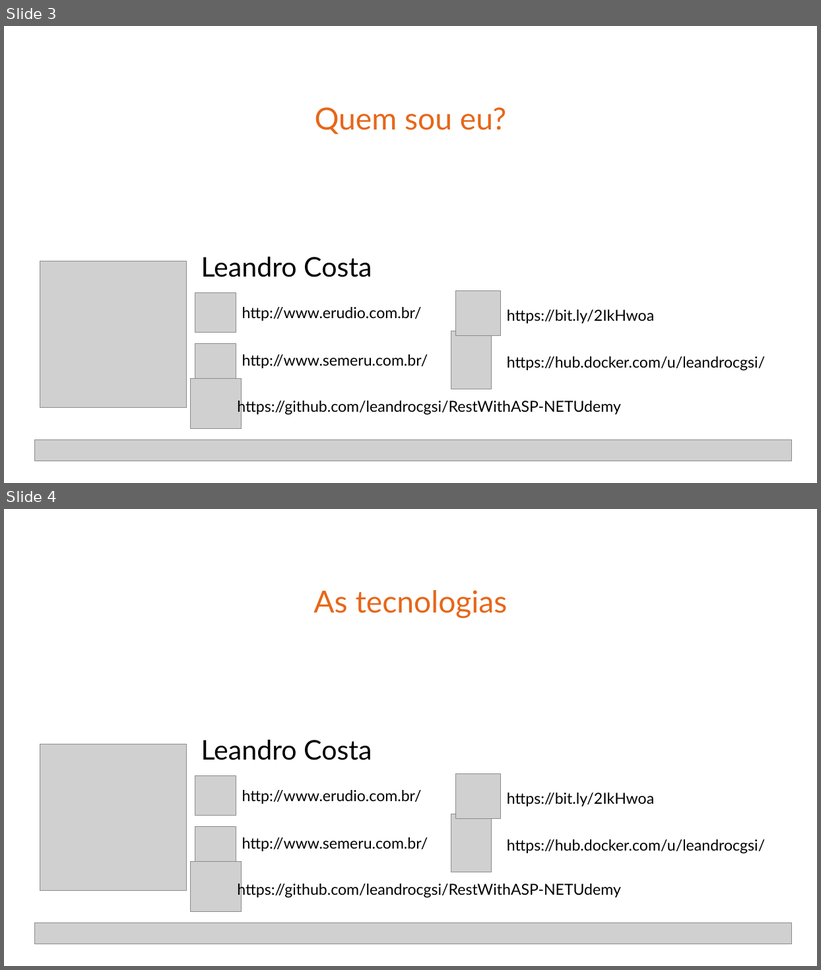
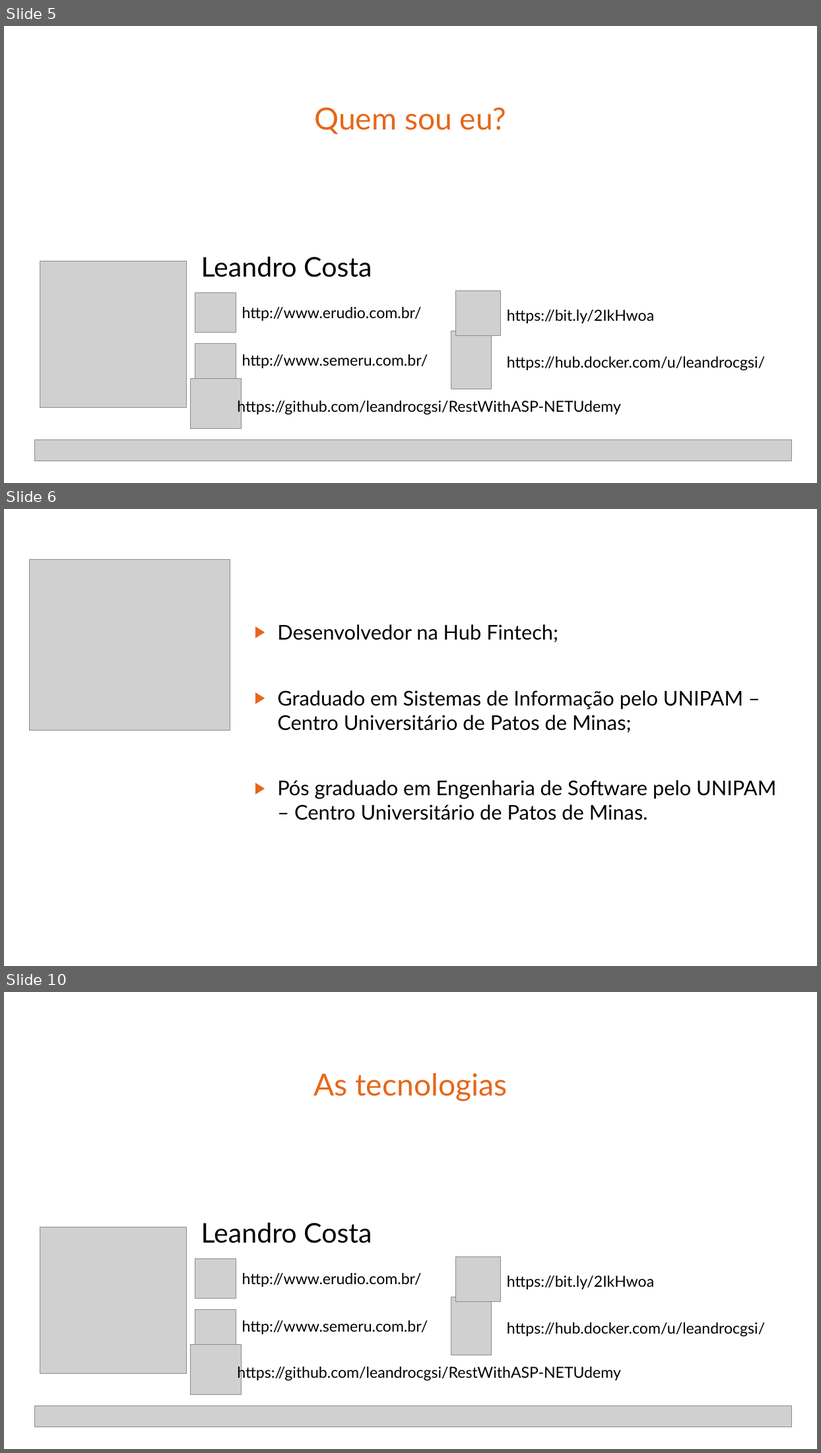
Before and after one commit to leandrocgsi/RestWithASP-NETUdemy, a slide deck: Documents/Building Modern RESTFul API's With ASP.NET Core - Architectural Overview.pptx. Shown one above the other, each under a label of ours: slides 3 and 4 before the commit, slides 5, 6 and 10 after it; the slides between them are not shown. The pictures are 821x970 and 821x1453 pixels, drawn with LibreOffice and Linux fonts; fonts in the diff are those of the drawing; grey boxes stand for pictures. Boxes give left, top, right and bottom in pixels: in the first picture for what was removed or moved away, otherwise in the second. Text is boxed around its words. In the diff, an @@ line names an element or a change of style, - is before the commit and + after.

```diff
--- a/Documents/Building Modern RESTFul API's With ASP.NET Core - Architectural Overview.pptx
+++ b/Documents/Building Modern RESTFul API's With ASP.NET Core - Architectural Overview.pptx
@@ slide 6 added at [4,509,817,966], background #FFFFFF @@
@@ picture added at [30,560,230,731] @@
@@ text added at [277,625,776,821], 24 pt, text #000000 @@
+▶ Desenvolvedor na Hub Fintech;
+▶ Graduado em Sistemas de Informação pelo UNIPAM – Centro Universitário de Patos de Minas;
+▶ Pós graduado em Engenharia de Software pelo UNIPAM – Centro Universitário de Patos de Minas.
@@ what was slide 3 is now slide 5 @@
@@ what was slide 4 is now slide 10 @@
```
Also in this commit, not shown: 5 slides changed, 7 other slides added, 1 slide removed.
